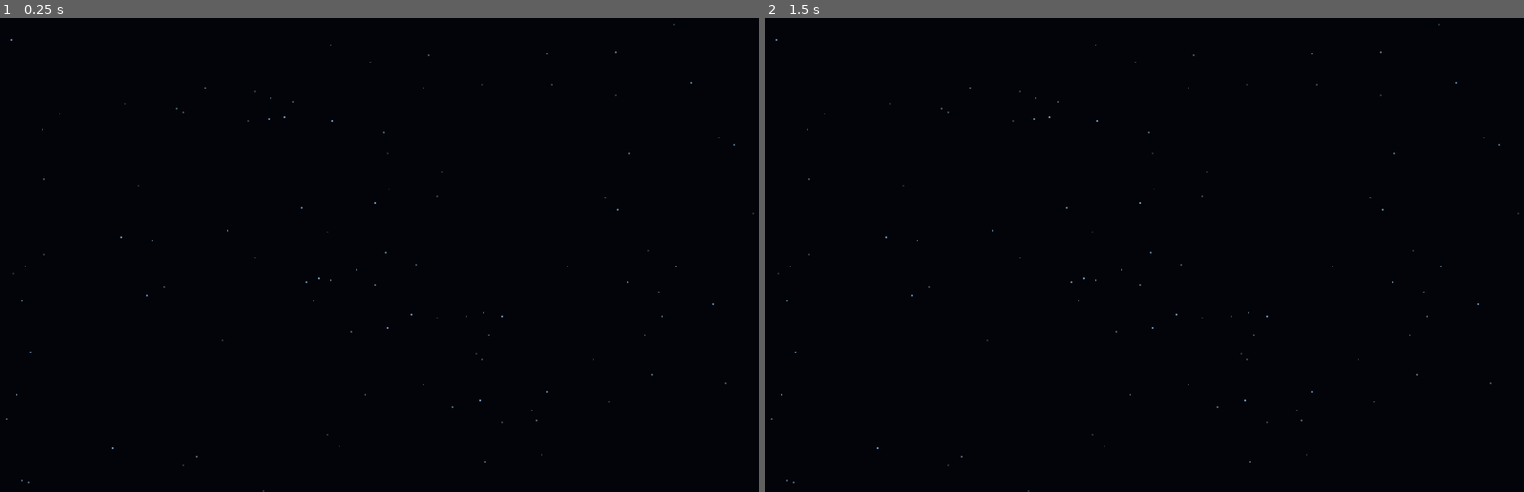
Above: before the commit, frames 1-2 (left to right).
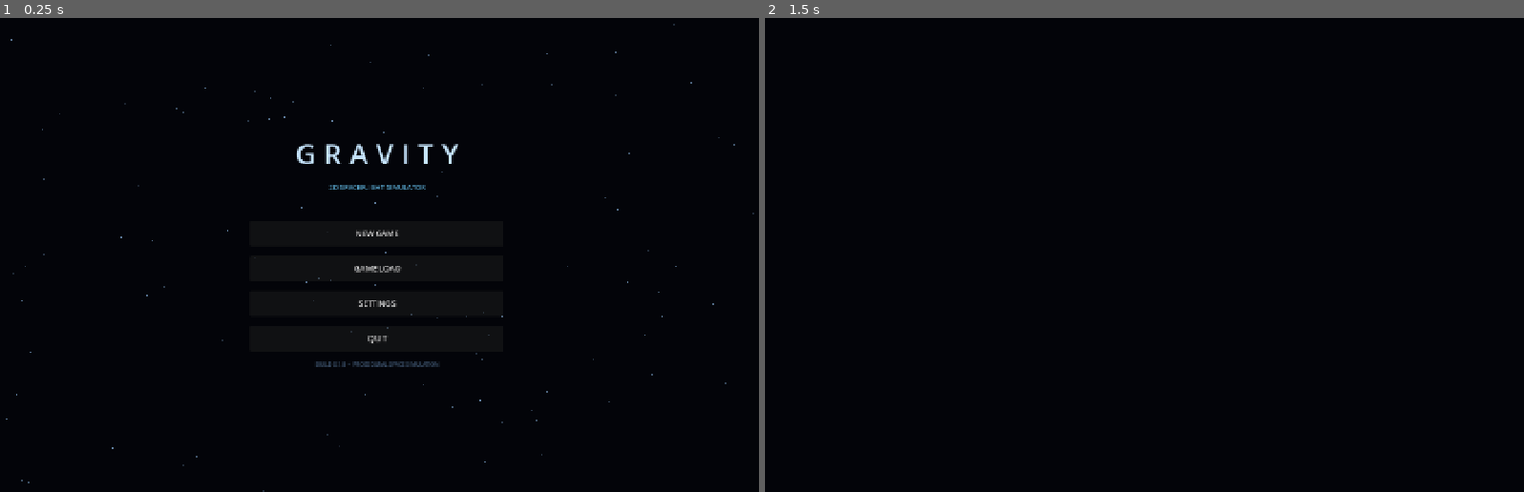
Above: after the commit, the same moments.

Repository: Blagos1195/Gravity-simulator
Game: Godot game, scene res://scenes/main.tscn
Same seed, same stepped clock (60 frames per second), same inputs: the game is played once before the commit and once after it.
Inputs (mouse positions are in pixels of both pictures, inside the frame that each line leads up to):
- Up to frame 1 (0.25 s): no input
- Up to frame 2 (1.5 s): click "NEW GAME" at 0.5 s; click (1136, 354) at 1.25 s, where only the run before the commit has a clickable "NEW GAME"

The runs differ from the first frame. In frame 1, 0.8% of the frame differs, in the area x 38-67%, y 26-74%; in frame 2, less than 0.1%.

Commit message:
Fix start screen layout sizing

Diff:
--- a/Gravity/scripts/main.gd
+++ b/Gravity/scripts/main.gd
@@ -701,12 +701,19 @@
 	var center := CenterContainer.new()
 	center.set_anchors_and_offsets_preset(Control.PRESET_FULL_RECT)
 	add_child(center)
+	var screen_size := DisplayServer.screen_get_size()
+	var menu_width := minf(480.0, maxf(280.0, screen_size.x - 48.0))
+	var menu_height := minf(640.0, maxf(240.0, screen_size.y - 48.0))
 	var menu_scroll := ScrollContainer.new()
-	menu_scroll.set_anchors_and_offsets_preset(Control.PRESET_FULL_RECT)
+	menu_scroll.custom_minimum_size = Vector2(menu_width, menu_height)
+	menu_scroll.size_flags_horizontal = Control.SIZE_SHRINK_CENTER
+	menu_scroll.size_flags_vertical = Control.SIZE_SHRINK_CENTER
 	menu_scroll.horizontal_scroll_mode = ScrollContainer.SCROLL_MODE_DISABLED
+	menu_scroll.vertical_scroll_mode = ScrollContainer.SCROLL_MODE_AUTO
 	center.add_child(menu_scroll)
 	menu_root = VBoxContainer.new()
-	menu_root.custom_minimum_size = Vector2(minf(480.0, DisplayServer.screen_get_size().x - 48.0), 0)
+	menu_root.custom_minimum_size = Vector2(menu_width, 0)
+	menu_root.size_flags_horizontal = Control.SIZE_EXPAND_FILL
 	menu_root.add_theme_constant_override("separation", 18)
 	menu_scroll.add_child(menu_root)
 
